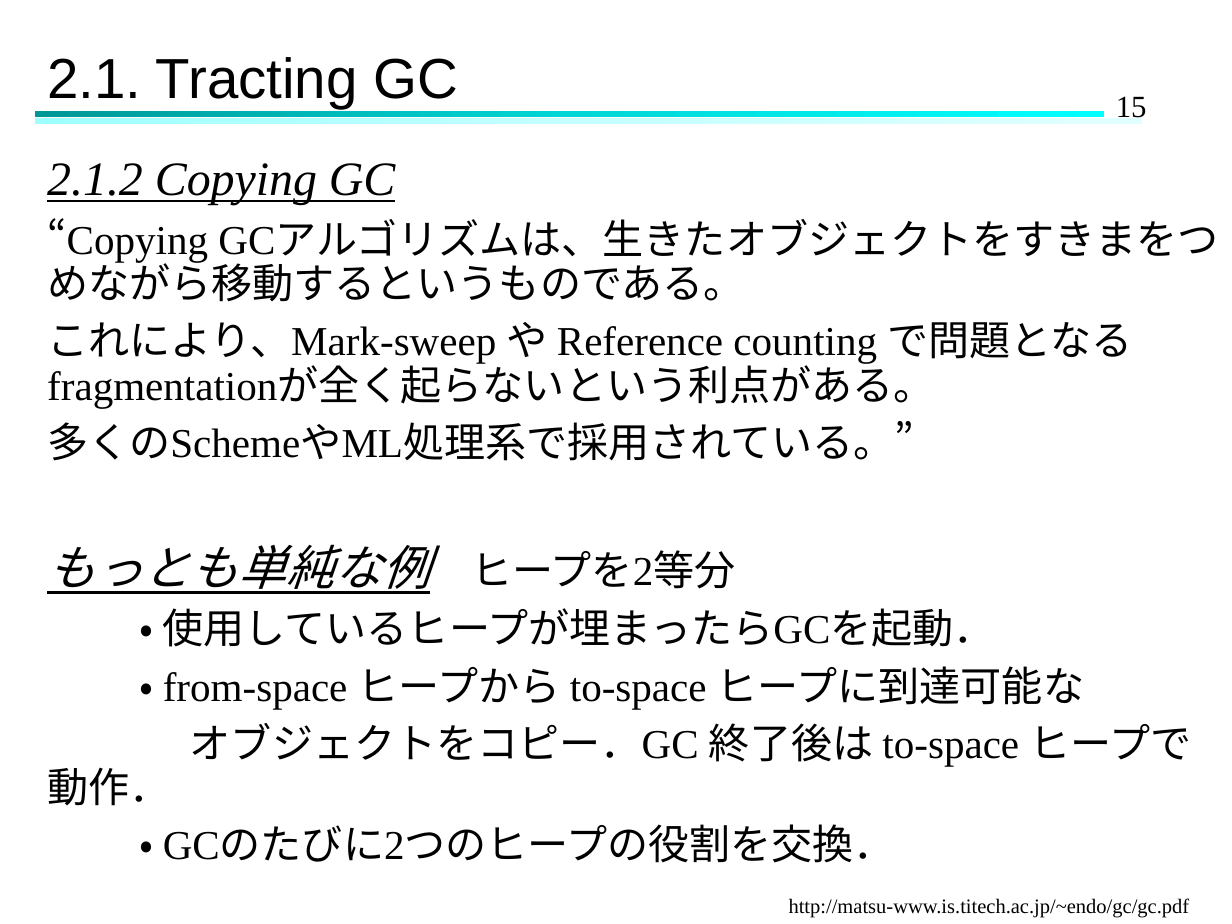
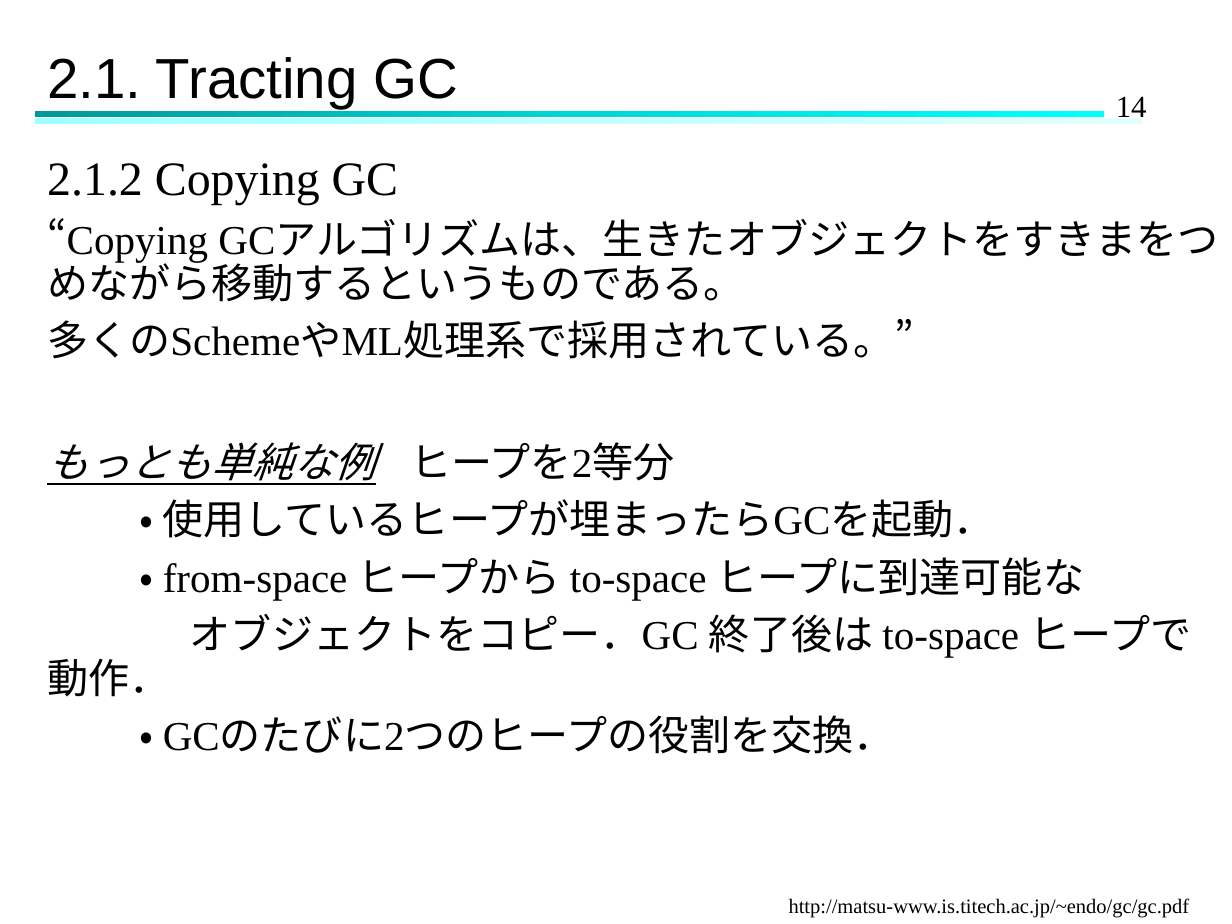
Before and after one commit to Hinata-Mikami/HinataMikami, a slide deck: slide 14 of 研究室関連/ゼミ/2024.11.27ゼミ.pptx (slide 15 before the commit). Drawn at 1232x924 pixels with LibreOffice and Linux fonts; fonts in the diff are those of the drawing. Boxes give left, top, right and bottom in pixels: in the first picture for what was removed or moved away, otherwise in the second. Text is boxed around its words. In the diff, an @@ line names an element or a change of style, - is before the commit and + after.

```diff
--- a/研究室関連/ゼミ/2024.11.27ゼミ.pptx
+++ b/研究室関連/ゼミ/2024.11.27ゼミ.pptx
@@ page number at [1116, 96, 1147, 117]: text changed @@
-15
+14
@@ text at [47, 163, 674, 485]: italic off, underline off in "2.1.2 Copying GC"; size 28 to 24 pt in "もっとも単純な例" @@
@@ text at [47, 322, 1133, 408]: paragraph removed @@
-これにより、Mark-sweep や Reference counting で問題となるfragmentationが全く起らないという利点がある。
```
Also in this commit, not shown: 15 other slides changed, 1 slide removed.
